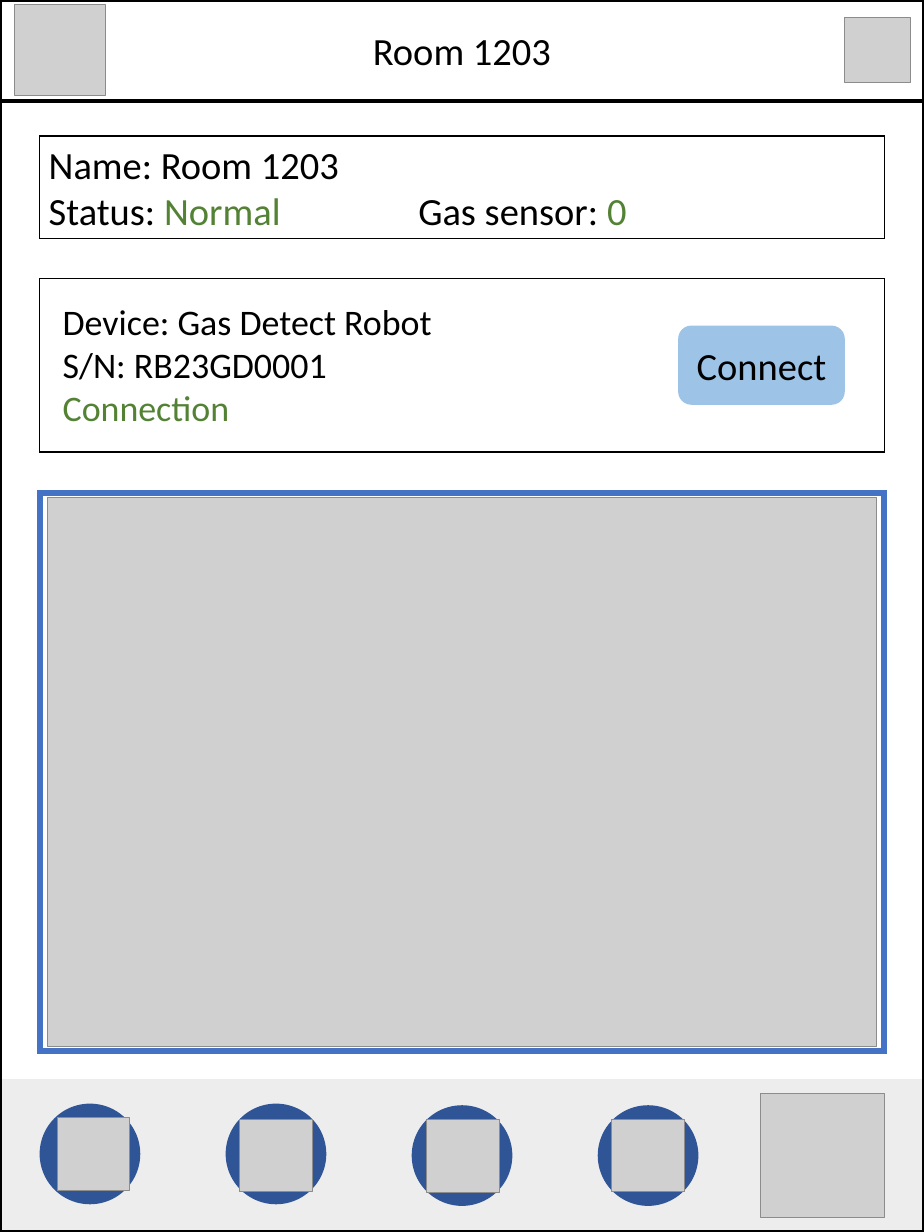
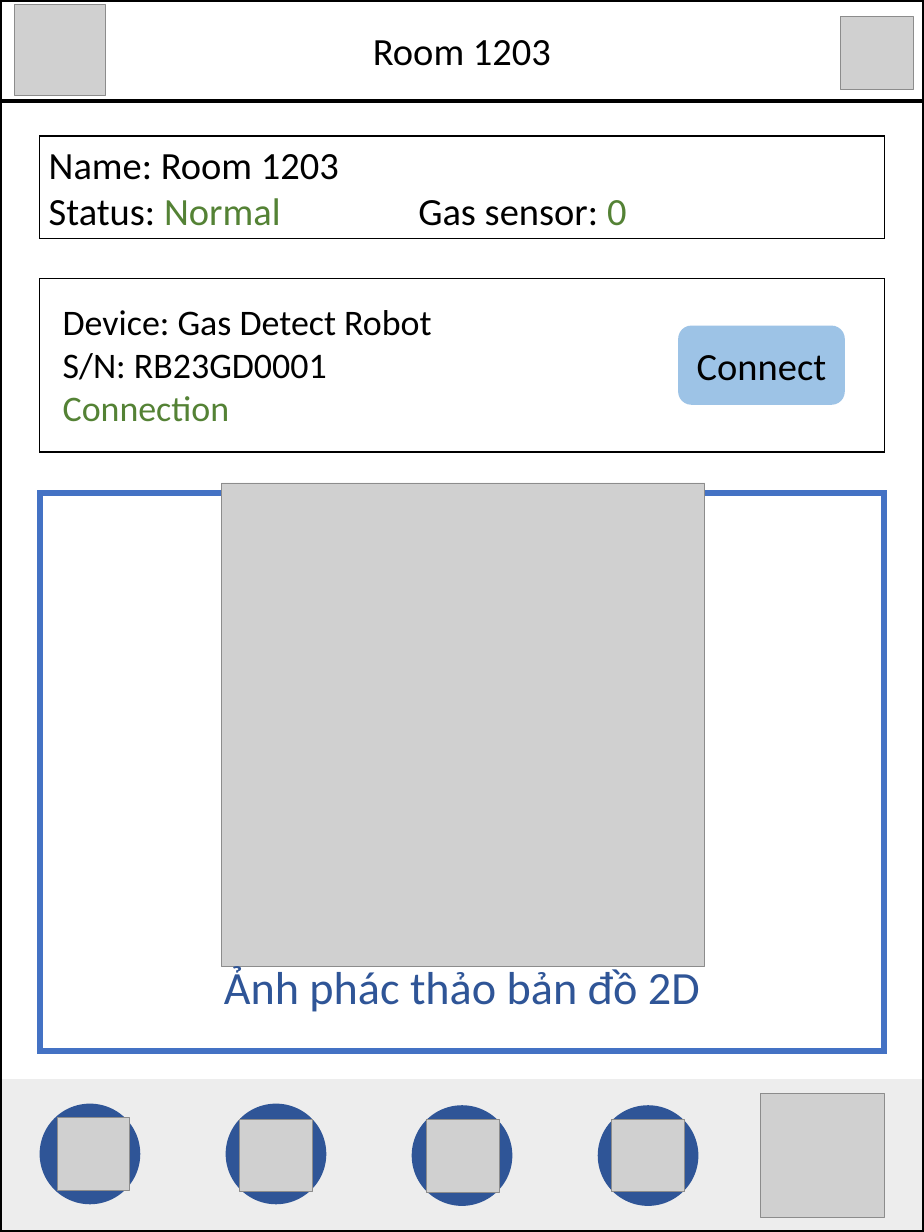
Before and after one commit to nguyenquanghungktmt/Graduation.GasDetectionRobotSystem, a slide deck: slide 2 of UI Design/Raw UI Design.pptx. Drawn at 924x1232 pixels with LibreOffice and Linux fonts; fonts in the diff are those of the drawing; grey boxes stand for pictures. Boxes give left, top, right and bottom in pixels: in the first picture for what was removed or moved away, otherwise in the second. Text is boxed around its words. In the diff, an @@ line names an element or a change of style, - is before the commit and + after.

```diff
--- a/UI Design/Raw UI Design.pptx
+++ b/UI Design/Raw UI Design.pptx
@@ picture at <box>841,17,914,90</box>: rotation 0 to 90 degrees @@
@@ picture removed at <box>47,498,877,1047</box> @@
@@ picture added at <box>222,483,705,967</box> @@
@@ text added at <box>224,965,700,1012</box>, 36 pt, text #2F5597 @@
+Ảnh phác thảo bản đồ 2D
```
Also in this commit, not shown: 1 other slide changed, 2 other files.
